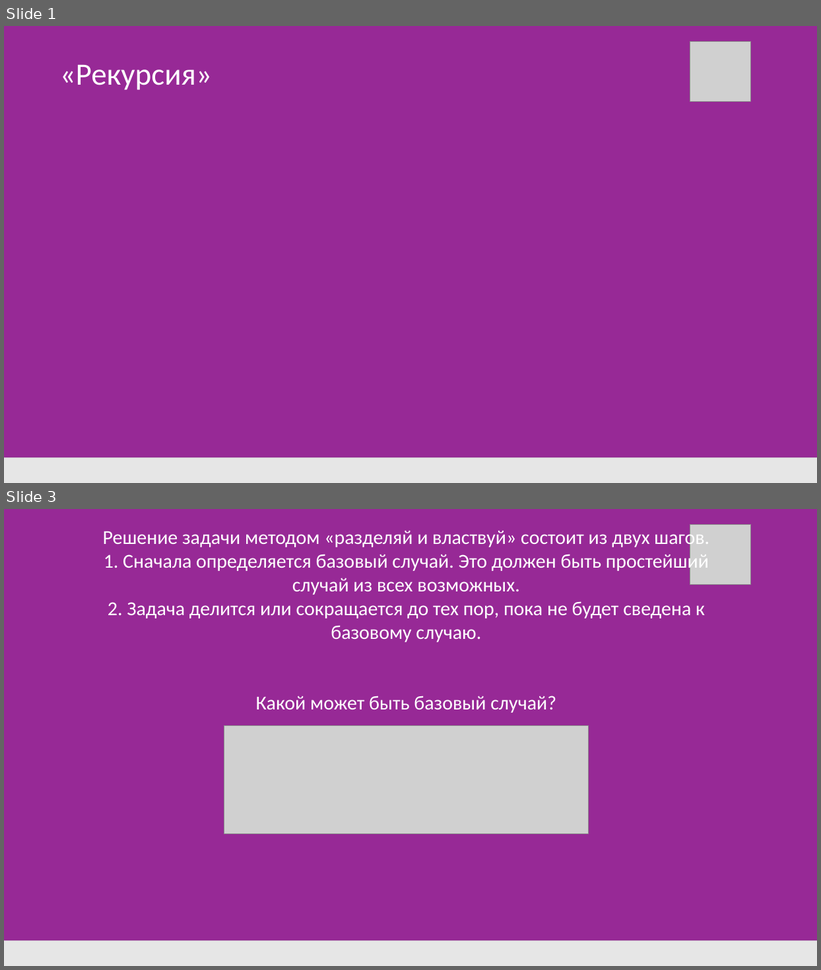
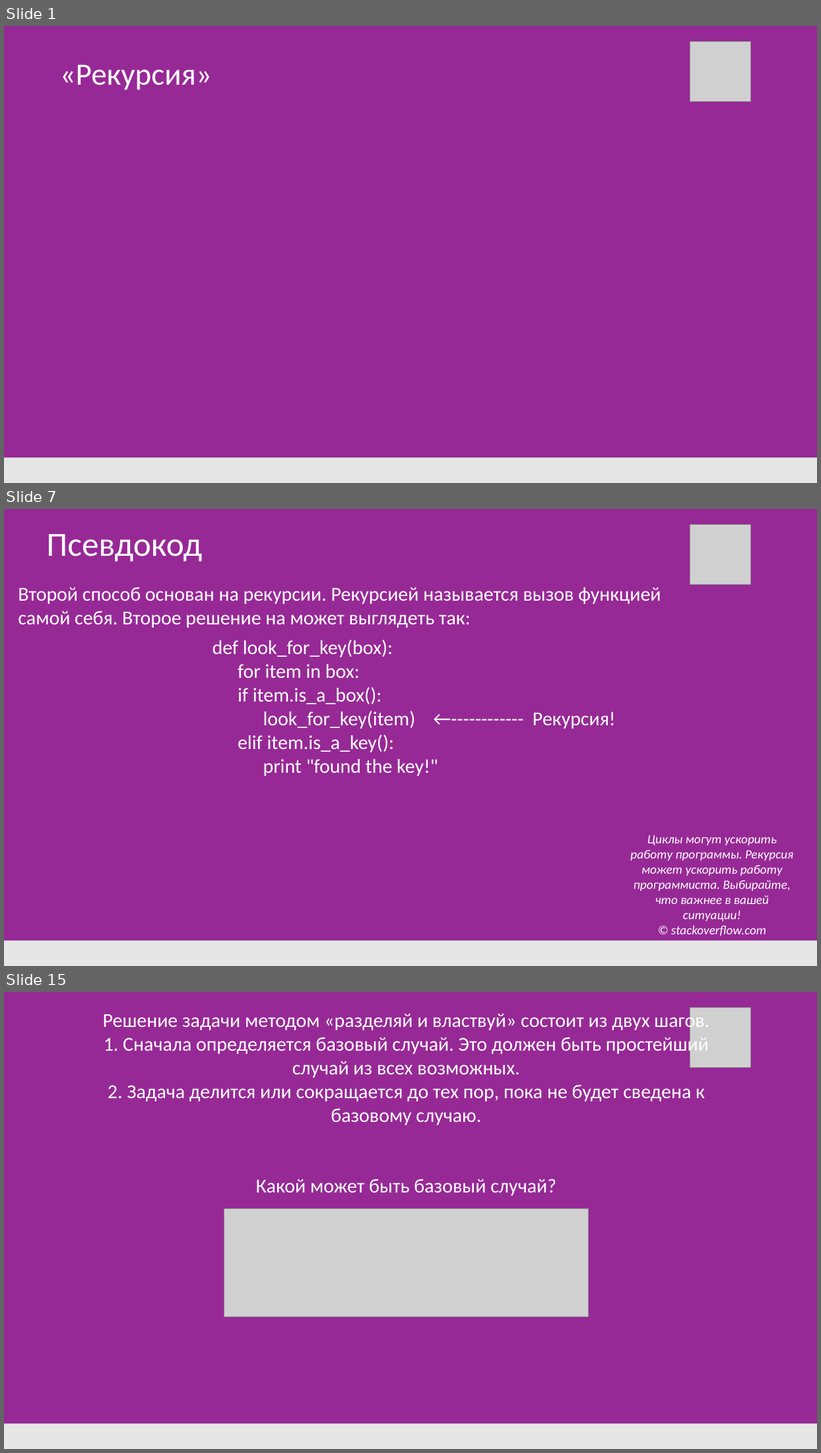
Before and after one commit to DonRobot-all/Algorithmic_training, a slide deck: 5. Рекурсия.pptx. Shown one above the other, each under a label of ours: slides 1 and 3 before the commit, slides 1, 7 and 15 after it; the slides between them are not shown. The pictures are 821x970 and 821x1453 pixels, drawn with LibreOffice and Linux fonts; fonts in the diff are those of the drawing; grey boxes stand for pictures. Boxes give left, top, right and bottom in pixels: in the first picture for what was removed or moved away, otherwise in the second. Text is boxed around its words. In the diff, an @@ line names an element or a change of style, - is before the commit and + after.

```diff
--- a/5. Рекурсия.pptx
+++ b/5. Рекурсия.pptx
@@ slide 7 added at bbox=[4, 509, 817, 966], background #972996 @@
@@ picture added at bbox=[690, 524, 751, 584] @@
@@ text added at bbox=[46, 534, 202, 562], 48 pt, text #FFFFFF @@
+Псевдокод
@@ text added at bbox=[18, 587, 661, 628], 28 pt, text #FFFFFF @@
+Второй способ основан на рекурсии. Рекурсией называется вызов функцией
+самой себя. Второе решение на может выглядеть так:
@@ text added at bbox=[213, 640, 616, 776], 28 pt, text #FFFFFF @@
+def look_for_key(box):
+  for item in box:
+  if item.is_a_box():
+  look_for_key(item) ←------------ Рекурсия!
+  elif item.is_a_key():
+  print "found the key!"
@@ text added at bbox=[630, 835, 793, 937], 18 pt, text #FFFFFF, italic @@
+Циклы могут ускорить работу программы. Рекурсия может ускорить работу программиста. Выбирайте, что важнее в вашей ситуации!
+© stackoverflow.com
@@ rectangle added at bbox=[4, 941, 817, 966], fill #E6E6E6 @@
@@ what was slide 3 is now slide 15 @@
```
Also in this commit, not shown: 1 slide changed, 11 other slides added, 9 other files.
